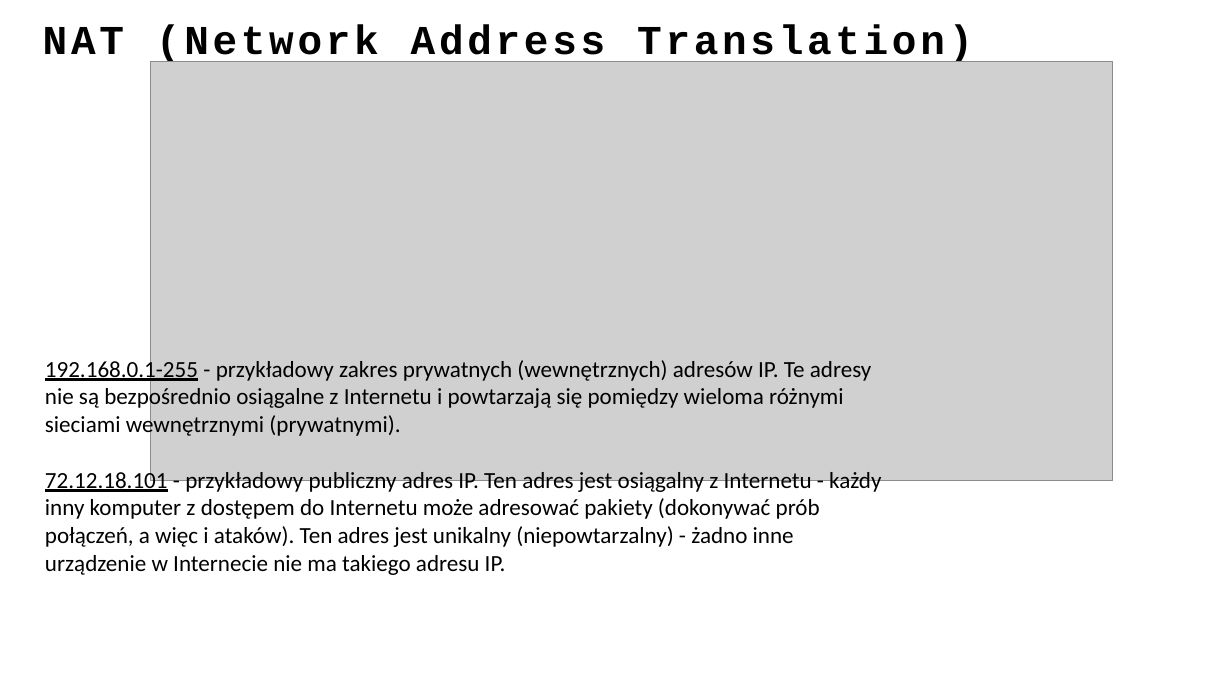
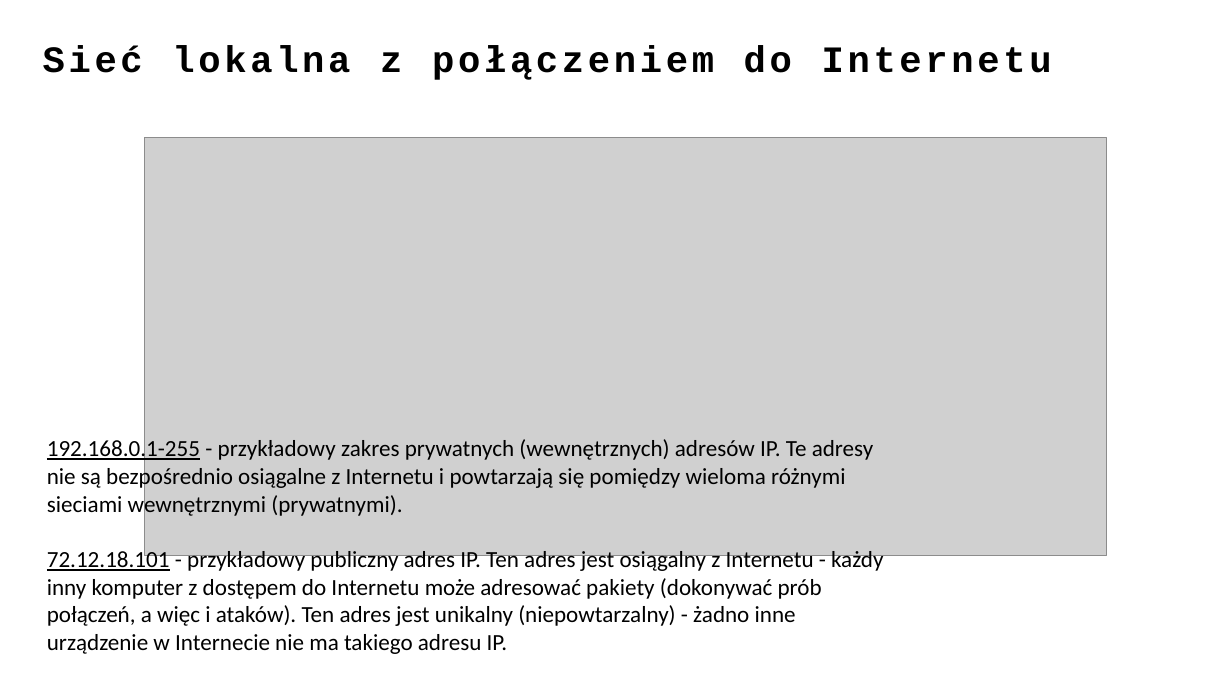
Before and after one commit to ewilded/DFIR, a slide deck: slide 11 of 1_Infrastruktura_IT.pptx. Drawn at 1232x693 pixels with LibreOffice and Linux fonts; fonts in the diff are those of the drawing; grey boxes stand for pictures. Boxes give left, top, right and bottom in pixels: in the first picture for what was removed or moved away, otherwise in the second. Text is boxed around its words. In the diff, an @@ line names an element or a change of style, - is before the commit and + after.

```diff
--- a/1_Infrastruktura_IT.pptx
+++ b/1_Infrastruktura_IT.pptx
@@ title removed at [43, 25, 973, 66] @@
-NAT (Network Address Translation)
@@ title added at [43, 46, 1052, 80], 29 pt, text #000000, bold @@
+Sieć lokalna z połączeniem do Internetu
@@ picture: place and size @@
-picture at [151, 62, 1113, 481]
+picture at [144, 138, 1106, 556]
@@ text "192.168.0.1-255 - przykładowy zakres prywatnych ...": place and size @@
-text "192.168.0.1-255 - przykładowy zakres prywatnych ..." at [45, 357, 881, 575]
+text "192.168.0.1-255 - przykładowy zakres prywatnych ..." at [47, 437, 883, 654]
```
Also in this commit, not shown: 19 other slides changed, 1 slide added, 1 slide removed, 5 other files.
